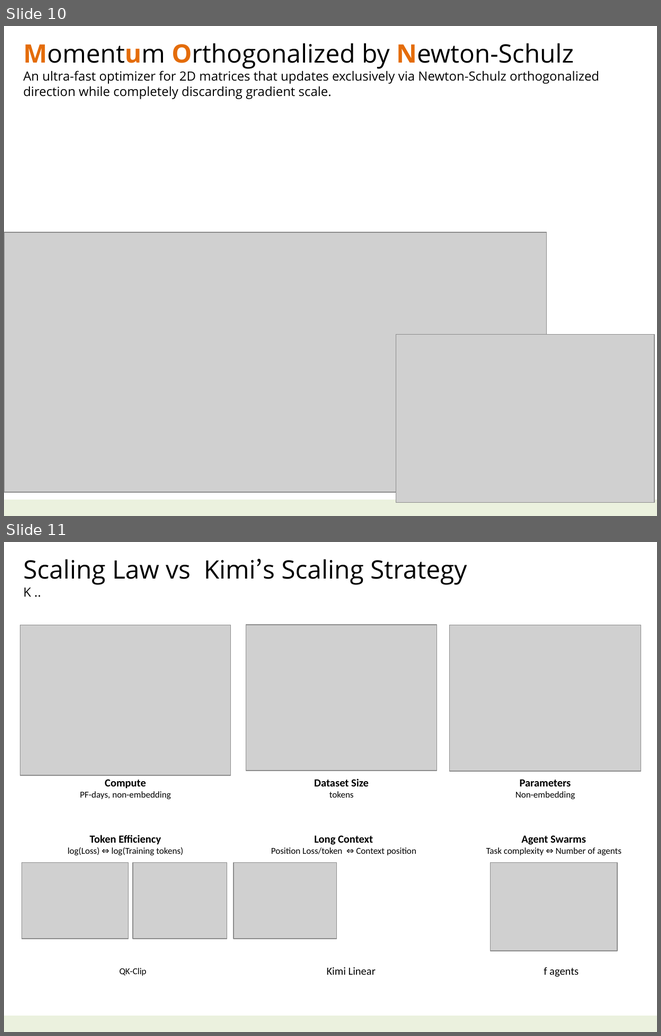
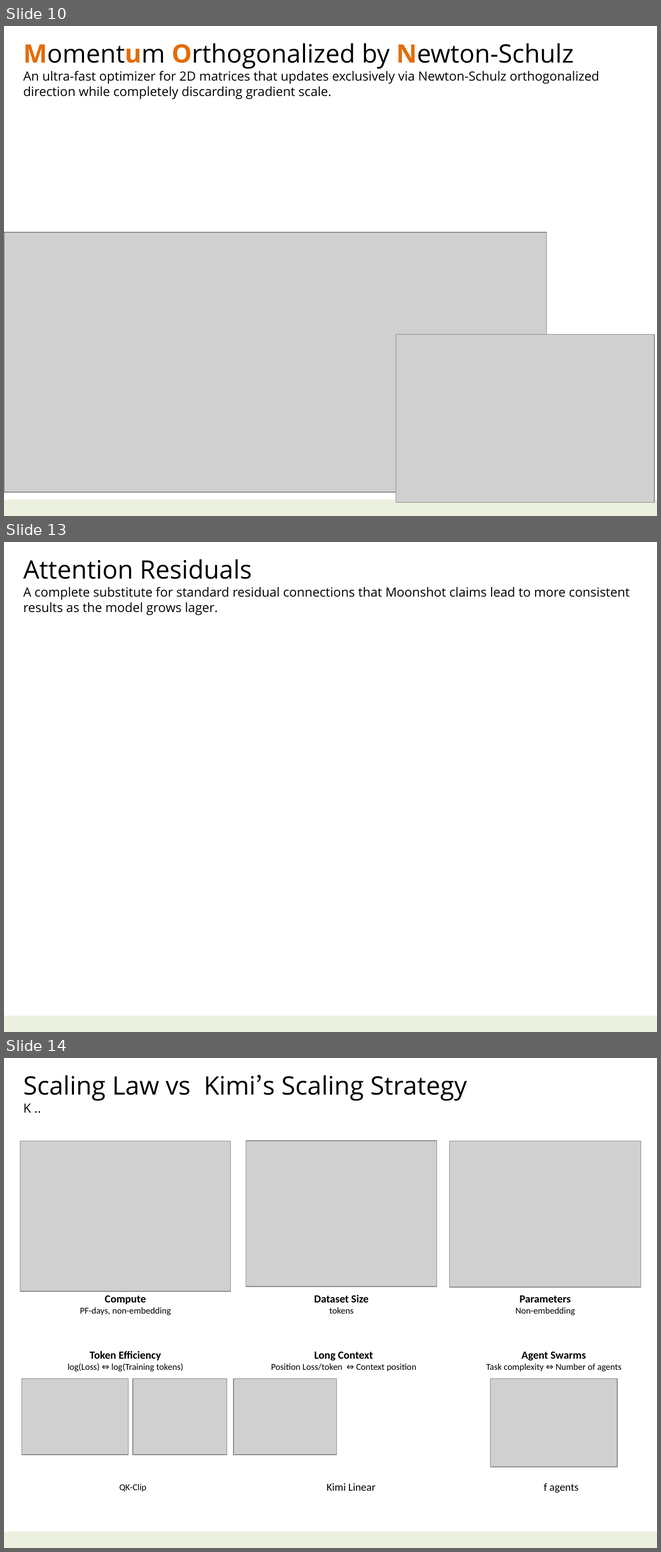
Before and after one commit to navibator/crazy-ai, a slide deck: ai-kimi.pptx. Shown one above the other, each under a label of ours: slides 10 and 11 before the commit, slides 10, 13 and 14 after it; the slides between them are not shown. The pictures are 661x1036 and 661x1552 pixels, drawn with LibreOffice and Linux fonts; fonts in the diff are those of the drawing; grey boxes stand for pictures. Boxes give left, top, right and bottom in pixels: in the first picture for what was removed or moved away, otherwise in the second. Text is boxed around its words. In the diff, an @@ line names an element or a change of style, - is before the commit and + after.

```diff
--- a/ai-kimi.pptx
+++ b/ai-kimi.pptx
@@ slide 13 added at (x1=4, y1=542, x2=657, y2=1032), background #FFFFFF; not listed: 1 template element that a slide beside it also shows @@
@@ text added at (x1=23, y1=559, x2=630, y2=615), 14 pt, text #000000 @@
+Attention Residuals
+A complete substitute for standard residual connections that Moonshot claims lead to more consistent results as the model grows lager.
@@ what was slide 11 is now slide 14 @@
```
Also in this commit, not shown: 3 other slides added, 1 slide removed, 2 other files.
